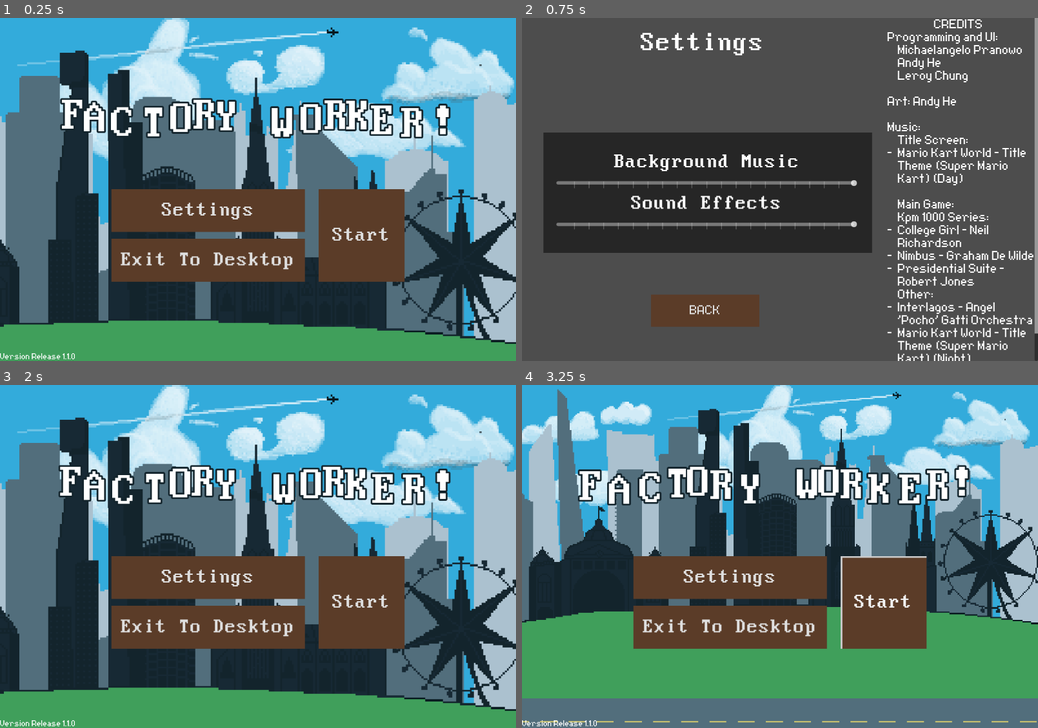
Above: before the commit, frames 1-4 (two rows, left to right).
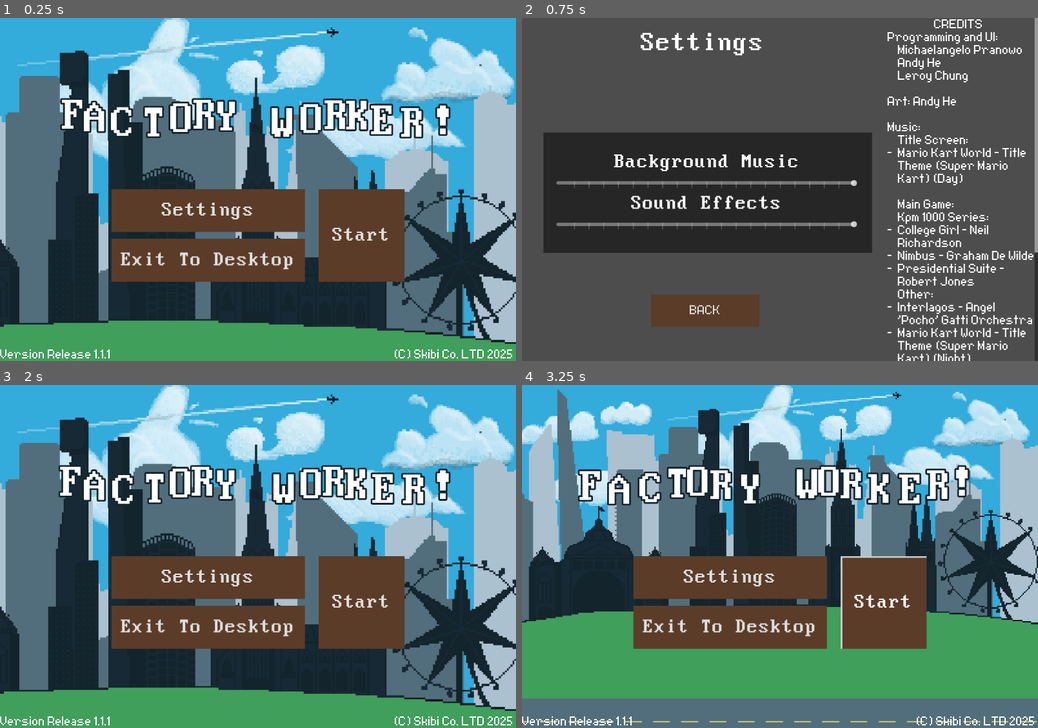
Above: after the commit, the same moments.

Repository: chu0029/SusGame
Game: Godot game, scene res://scenes/menu_start.tscn
Two runs of this game, one before a commit and one after it. Both use one fixed random seed, a clock stepped at 60 frames per second and the inputs below.
Inputs:
- Up to frame 1 (0.25 s): no input
- Up to frame 2 (0.75 s): click "Settings" at 0.5 s
- Up to frame 3 (2 s): click "BACK" at 1.25 s
- Up to frame 4 (3.25 s): click "Start" at 2 s; click "Start" at 2.75 s

The runs differ from the first frame. In frame 1, 0.4% of the frame differs, in the area x 0-100%, y 96-100%; in frame 2, 0.2%; in frame 3, 0.4%; in frame 4, 0.4%.

Commit message:
version 1.1.1
final version that was made for ms mag

Diff:
--- a/global.gd
+++ b/global.gd
@@ -40,7 +40,7 @@
 	costs = [75,500,3000,20000,200000,2500000]
 	costn = [25,250,1500,10000,100000,1000000]
 	nonsuscount = [0,0,0,0,0,0]
-	coste = [200,1000,5000,10000,50000]
+	coste = [2000,10000,50000,100000,5000000]
 	encount = [0,0,0,0,0]
 
 	#amount of sustainable upgrades player has acquired
--- a/scenes/menu_start.tscn
+++ b/scenes/menu_start.tscn
@@ -132,6 +132,23 @@
 vertical_alignment = 1
 script = ExtResource("4_4jmj5")
 
+[node name="copyright" type="Label" parent="."]
+layout_mode = 1
+anchors_preset = 3
+anchor_left = 1.0
+anchor_top = 1.0
+anchor_right = 1.0
+anchor_bottom = 1.0
+offset_left = -172.0
+offset_top = -23.0
+grow_horizontal = 0
+grow_vertical = 0
+theme_override_fonts/font = ExtResource("5_phe8i")
+theme_override_font_sizes/font_size = 48
+text = "(C) Skibi Co. LTD 2025 "
+horizontal_alignment = 2
+vertical_alignment = 2
+
 [node name="Label" type="Label" parent="."]
 layout_mode = 1
 anchors_preset = 2
@@ -141,8 +158,8 @@
 offset_right = 144.0
 grow_vertical = 0
 theme_override_fonts/font = ExtResource("5_phe8i")
-theme_override_font_sizes/font_size = 32
-text = "Version Release 1.1.0"
+theme_override_font_sizes/font_size = 48
+text = "Version Release 1.1.1"
 vertical_alignment = 2
 
 [node name="titlemusic" type="AudioStreamPlayer" parent="."]
--- a/scenes/settings_menu.tscn
+++ b/scenes/settings_menu.tscn
@@ -140,7 +140,13 @@
 	Theme (Super Mario
 	Kart) (Night)
 -  Everybody's Fancy -
-	Johnny Costa"
+	Johnny Costa
+
+               CHANGELOG
+1.1.1:
+-   Fixed prices being 10x less for enhancements once user dies
+-   Hopefully exported correctly so that Ms Mag can play
+-   Skibi Co. LTD copyright"
 
 [node name="bgm" type="AudioStreamPlayer" parent="."]
 stream = ExtResource("4_labj1")
Not shown, changed: export_presets.cfg
Not shown: 1 places in scenes/gametest.tscn that only renumber resources
Not shown: 1 places in scenes/menu_start.tscn that only renumber resources
